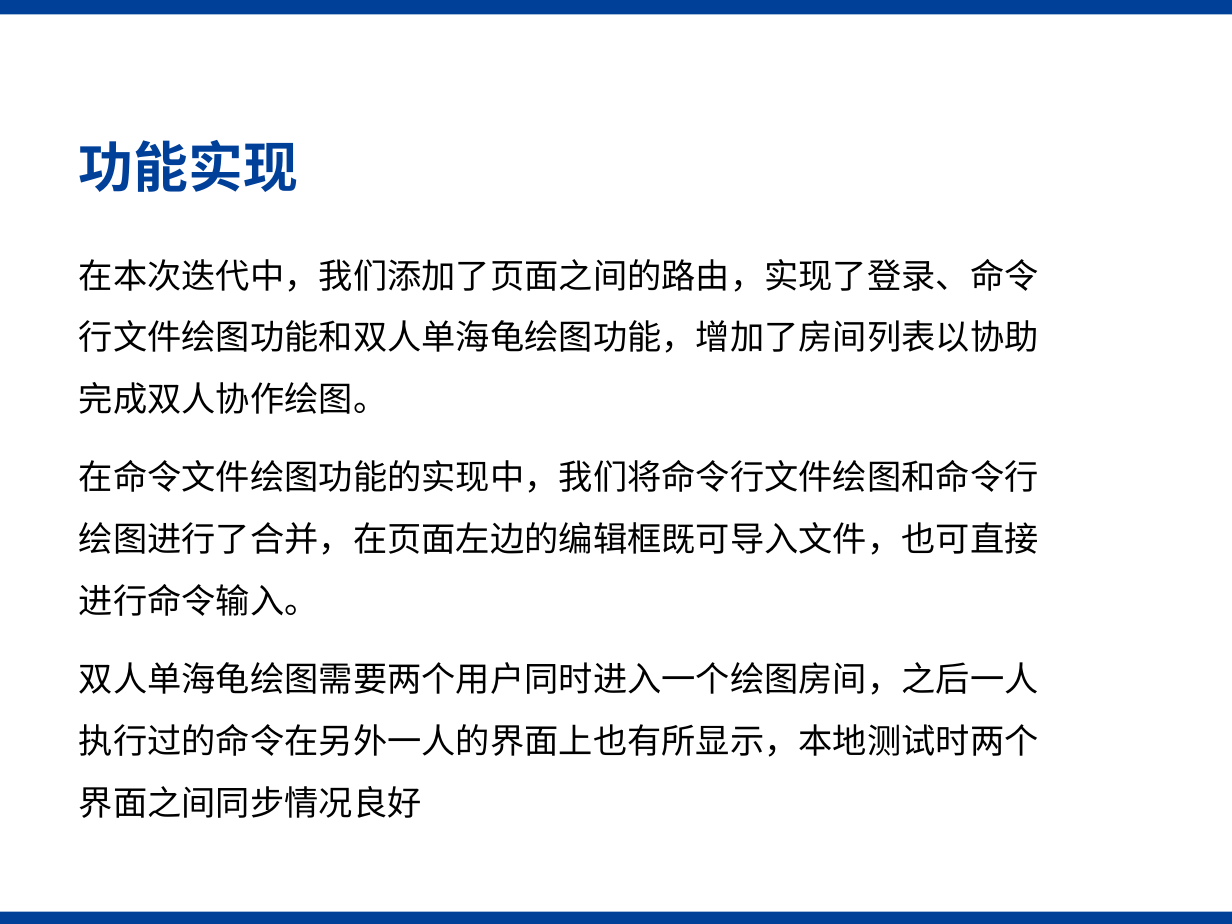
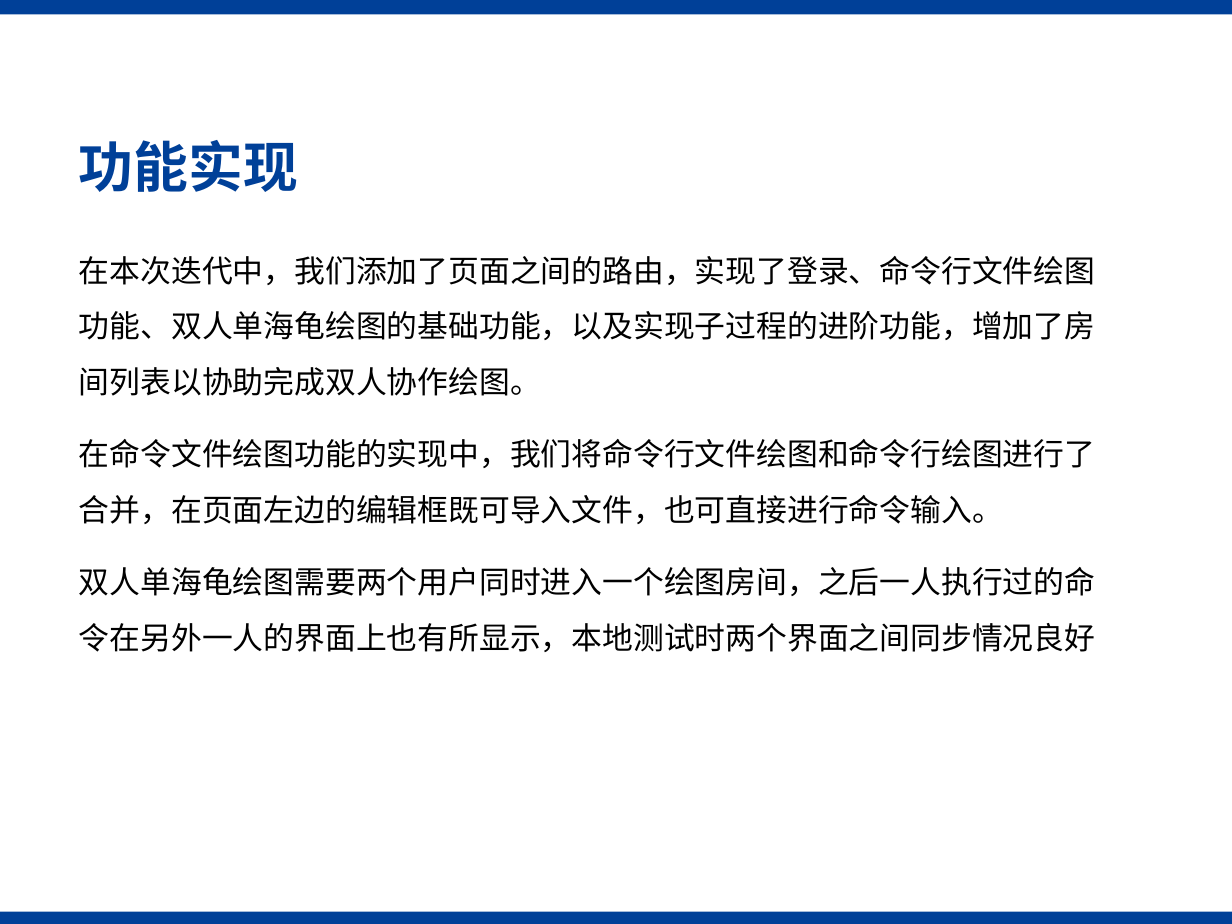
Before and after one commit to SJTU-SEP-21/SEP-21, a slide deck: slide 15 of TecPrototype/文档/迭代二答辩.pptx (slide 5 before the commit). Drawn at 1232x924 pixels with LibreOffice and Linux fonts; fonts in the diff are those of the drawing; background and template pictures are left out. Boxes give left, top, right and bottom in pixels: in the first picture for what was removed or moved away, otherwise in the second. Text is boxed around its words. In the diff, an @@ line names an element or a change of style, - is before the commit and + after.

```diff
--- a/TecPrototype/文档/迭代二答辩.pptx
+++ b/TecPrototype/文档/迭代二答辩.pptx
@@ text at (79,256,1095,396): text changed; size 20 to 18 pt @@
-在本次迭代中，我们添加了页面之间的路由，实现了登录、命令行文件绘图功能和双人单海龟绘图功能，增加了房间列表以协助完成双人协作绘图。
+在本次迭代中，我们添加了页面之间的路由，实现了登录、命令行文件绘图功能、双人单海龟绘图的基础功能，以及实现子过程的进阶功能，增加了房间列表以协助完成双人协作绘图。
@@ text at (79,439,1095,652): size 20 to 18 pt in "在命令文件绘图功能的实现中，我们将命令行文件绘图和命令行绘图进行了合并，在页面左边的编辑框既可导入文件，也可直接进行命令 ...", "双人单海龟绘图需要两个用户同时进入一个绘图房间，之后一人执行过的命令在另外一人的界面上也有所显示，本地测试时两个界面之间 ..." @@
```
Also in this commit, not shown: 7 other slides changed, 9 slides added, 17 slides removed, 10 other files.
